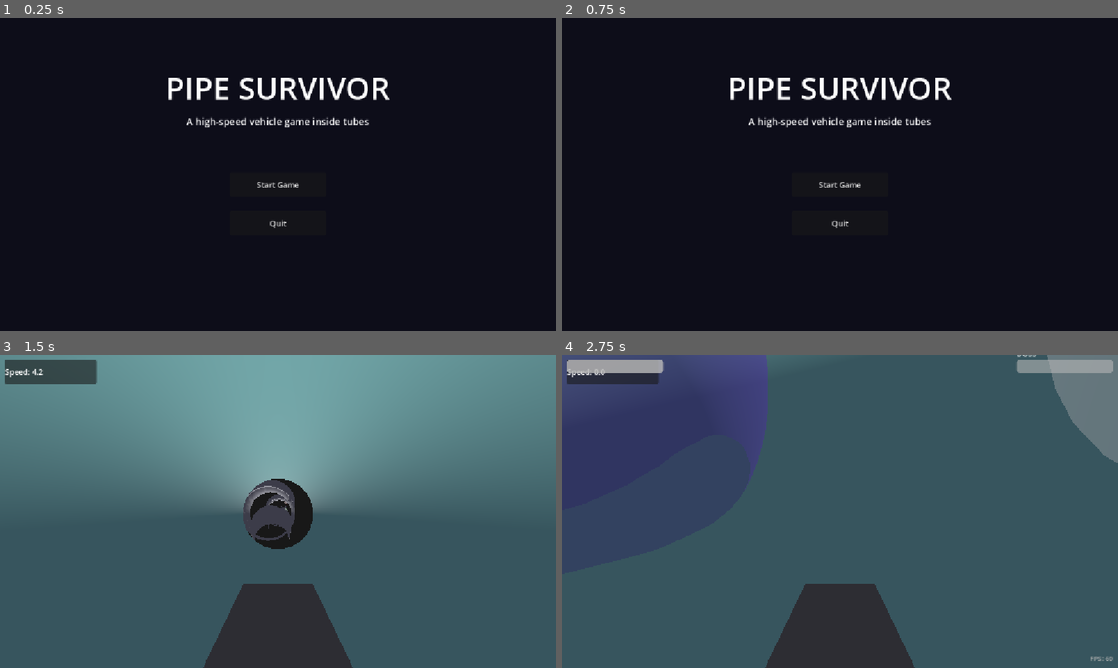
Above: before the commit, frames 1-4 (two rows, left to right).
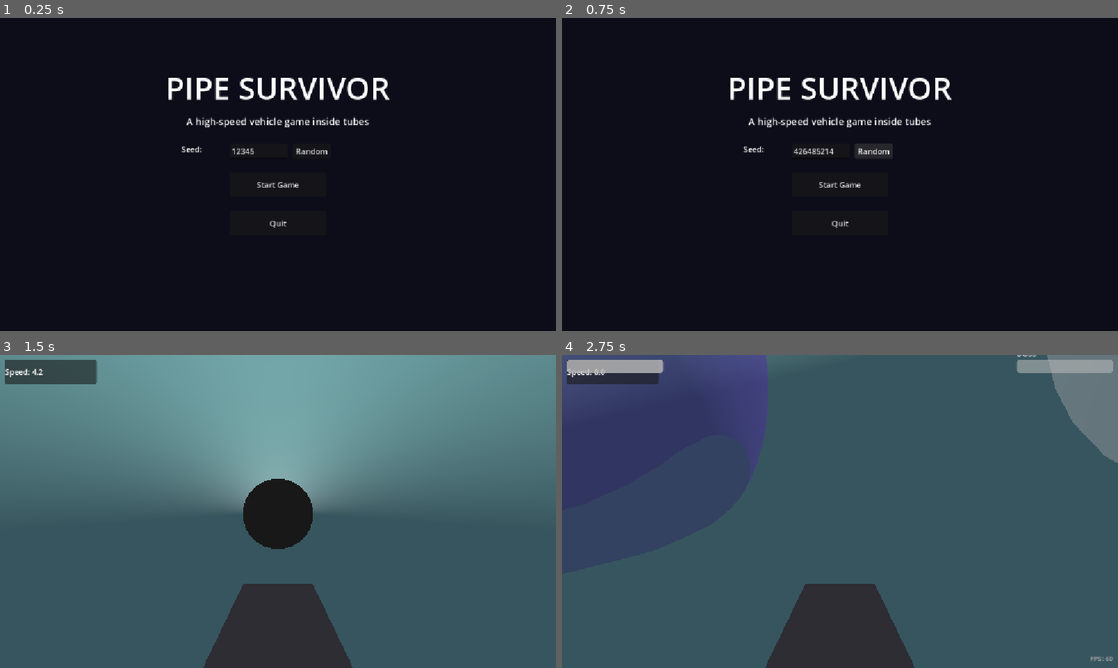
Above: after the commit, the same moments.

Repository: eternaldensity/pipe-survivor
Game: Godot game, scene res://MainMenu.tscn
The game is run twice, just before and just after one commit, with the same random seed, the same clock (stepped at 60 frames per second) and the same inputs.
Inputs (mouse positions are in pixels of both pictures, inside the frame that each line leads up to):
- Up to frame 1 (0.25 s): no input
- Up to frame 2 (0.75 s): click (873, 152) at 0.5 s, where only the run after the commit has a clickable "Random"
- Up to frame 3 (1.5 s): click "Start Game" at 1.25 s
- Up to frame 4 (2.75 s): tap Enter (ui_accept) at 2, 2.27 s; hold Right (ui_right) from 2.03 s (still down); hold R from 2.03 s (still down)

The runs differ from the first frame. In frame 1, 0.2% of the frame differs, in the area x 32-59%, y 40-44%; in frame 2, 0.5%; in frame 3, 1.1%, in the area x 43-53%, y 40-60%; in frame 4, nothing differs.

Commit message:
Phase E: seed exposure in menu, rest-zone heal, debug graph dump, GameState autoload

Diff:
--- /dev/null
+++ b/game_state.gd
@@ -0,0 +1,8 @@
+# game_state.gd  (Phase E — run configuration singleton)
+extends Node
+
+# Seed for the next generated level. Set from the main menu; read by main.gd.
+var seed: int = 12345
+
+# Last generated level's graph summary (for debugging/replay).
+var last_graph_summary: String = ""
--- a/level_generator.gd
+++ b/level_generator.gd
@@ -5,6 +5,7 @@
 # ── Configuration ─────────────────────────────────────────────────────────
 @export var seed: int = 12345
 @export var target_depth: int = 10
+@export var debug_dump: bool = false
 @export var rest_interval: int = 4
 @export var junction_prob_base: float = 0.25
 @export var dead_end_prob: float = 0.3
@@ -15,6 +16,7 @@
 var network: PipeNetwork = null
 var rng: RandomNumberGenerator = null
 var _graph: Array = []  # Array of SectionNode dicts
+var _macro: MacroGraph = null
 var _node_count: int = 0
 
 # Section types.
@@ -385,6 +387,7 @@
 		"min_radius": 6.0,
 	}
 	var macro: MacroGraph = MacroGraph.generate(config, rng)
+	_macro = macro
 	var v := macro.validate(config)
 	if not bool(v["ok"]):
 		push_warning("v2 macro validation failed: %s — falling back to v1" % str(v["errors"]))
@@ -572,6 +575,16 @@
 	# Let async section _ready calls settle.
 	for i in range(10):
 		await get_tree().process_frame
+
+	if debug_dump:
+		var summary := _macro.hash_summary() if _macro != null else ""
+		var _gs = get_node_or_null("/root/GameState")
+		if _gs:
+			_gs.last_graph_summary = summary
+		var f := FileAccess.open("user://level_graph_%d.txt" % seed, FileAccess.WRITE)
+		if f:
+			f.store_string(summary)
+			f.close()
 
 	# Seal the start and every dead end / unused mouth.
 	network.cap_open_ends()
@@ -681,6 +694,22 @@
 		add_child(sign)
 
 	# Enemy spawner.
+	# Zone boundary signs.
+	var prev_zone := 1
+	for node in macro.nodes:
+		if node.main_index < 0:
+			continue
+		if node.zone != prev_zone:
+			prev_zone = node.zone
+			var zsection: PipeSection = node_sections[node.id]
+			if zsection == null:
+				continue
+			var zsign = load("res://Sign.tscn").instantiate()
+			zsign.text = "ZONE %d" % node.zone
+			zsign.position = zsection.global_position + Vector3(0.0, 8.0, 0.0)
+			add_child(zsign)
+
+	# Enemy spawner.
 	var spawner = EnemySpawner.new()
 	spawner.chaser_scene = load("res://ChaserEnemy.tscn")
 	spawner.ambusher_scene = load("res://AmbusherEnemy.tscn")
--- a/main.gd
+++ b/main.gd
@@ -16,8 +16,9 @@
 	crafting_ui_scene  = load("res://CraftingUI.tscn")
 
 	# Phase 7: Procedural level generation.
+	var _gs = get_node_or_null("/root/GameState")
 	level_generator = LevelGenerator.new()
-	level_generator.seed = 12345
+	level_generator.seed = _gs.seed if _gs else 12345
 	level_generator.target_depth = 10
 	add_child(level_generator)
 	await level_generator.generate(network)
--- a/main_menu.gd
+++ b/main_menu.gd
@@ -1,6 +1,8 @@
 # main_menu.gd  (Phase 7 — vertical slice)
 class_name MainMenu
 extends Control
+
+var _seed_edit: LineEdit = null
 
 func _ready() -> void:
 	# Full-screen dark background.
@@ -38,6 +40,47 @@
 	subtitle.offset_bottom = 240
 	add_child(subtitle)
 
+	# Seed input.
+	var seed_label := Label.new()
+	seed_label.text = "Seed:"
+	seed_label.position = Vector2(0, 260)
+	seed_label.size = Vector2(80, 30)
+	seed_label.set_anchors_preset(Control.PRESET_CENTER_TOP)
+	seed_label.offset_left = -200
+	seed_label.offset_top = 260
+	seed_label.offset_right = -120
+	seed_label.offset_bottom = 290
+	add_child(seed_label)
+
+	var _gs = get_node_or_null("/root/GameState")
+	var default_seed := 12345
+	if _gs:
+		default_seed = _gs.seed
+
+	_seed_edit = LineEdit.new()
+	_seed_edit.text = str(default_seed)
+	_seed_edit.position = Vector2(0, 260)
+	_seed_edit.size = Vector2(120, 30)
+	_seed_edit.set_anchors_preset(Control.PRESET_CENTER_TOP)
+	_seed_edit.offset_left = -100
+	_seed_edit.offset_top = 260
+	_seed_edit.offset_right = 20
+	_seed_edit.offset_bottom = 290
+	add_child(_seed_edit)
+
+	var random_btn := Button.new()
+	random_btn.text = "Random"
+	random_btn.size = Vector2(80, 30)
+	random_btn.set_anchors_preset(Control.PRESET_CENTER_TOP)
+	random_btn.offset_left = 30
+	random_btn.offset_top = 260
+	random_btn.offset_right = 110
+	random_btn.offset_bottom = 290
+	random_btn.pressed.connect(func():
+		_seed_edit.text = str(randi())
+	)
+	add_child(random_btn)
+
 	# Start button.
 	var start_btn := Button.new()
 	start_btn.text = "Start Game"
@@ -65,6 +108,11 @@
 	add_child(quit_btn)
 
 func _on_start_pressed() -> void:
+	var _gs = get_node_or_null("/root/GameState")
+	if _seed_edit and _gs:
+		var val := _seed_edit.text.to_int()
+		if val != 0:
+			_gs.seed = val
 	get_tree().change_scene_to_file("res://main.tscn")
 
 func _on_quit_pressed() -> void:
--- a/project.godot
+++ b/project.godot
@@ -25,6 +25,10 @@
 3d/physics_engine="Jolt Physics"
 3d/default_gravity=0.0
 
+[autoload]
+
+GameState="*res://game_state.gd"
+
 [rendering]
 
 rendering_device/driver.windows="d3d12"
--- a/rest_zone.gd
+++ b/rest_zone.gd
@@ -37,6 +37,8 @@
 		var v := body as Vehicle
 		if v:
 			v.rest_zone_inside = true
+			# Phase E: heal on entry.
+			v.health = minf(v.max_health, v.health + 30.0)
 
 func _on_body_exited(body: Node3D) -> void:
 	if body is CharacterBody3D:
Not shown, added: game_state.gd.uid
